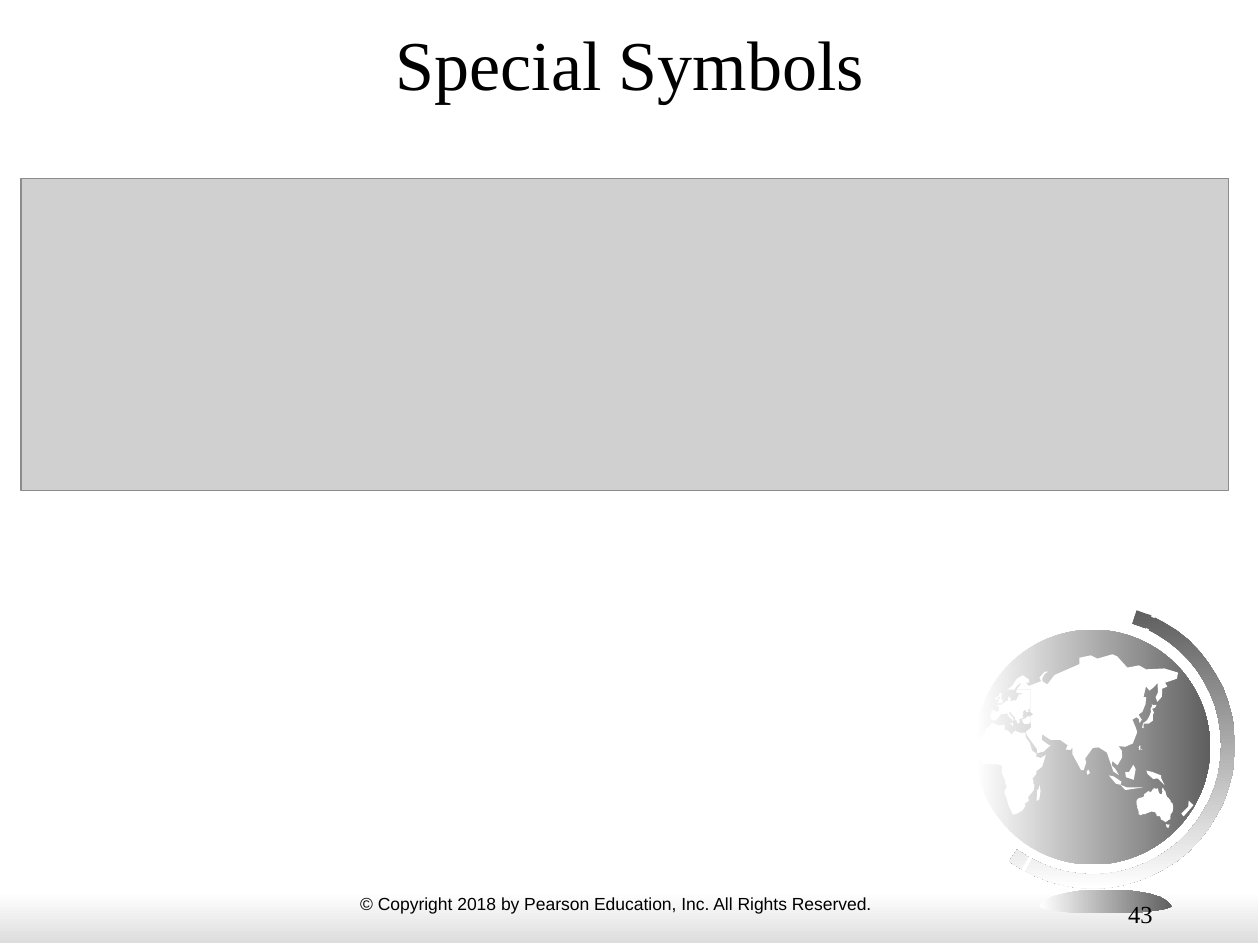
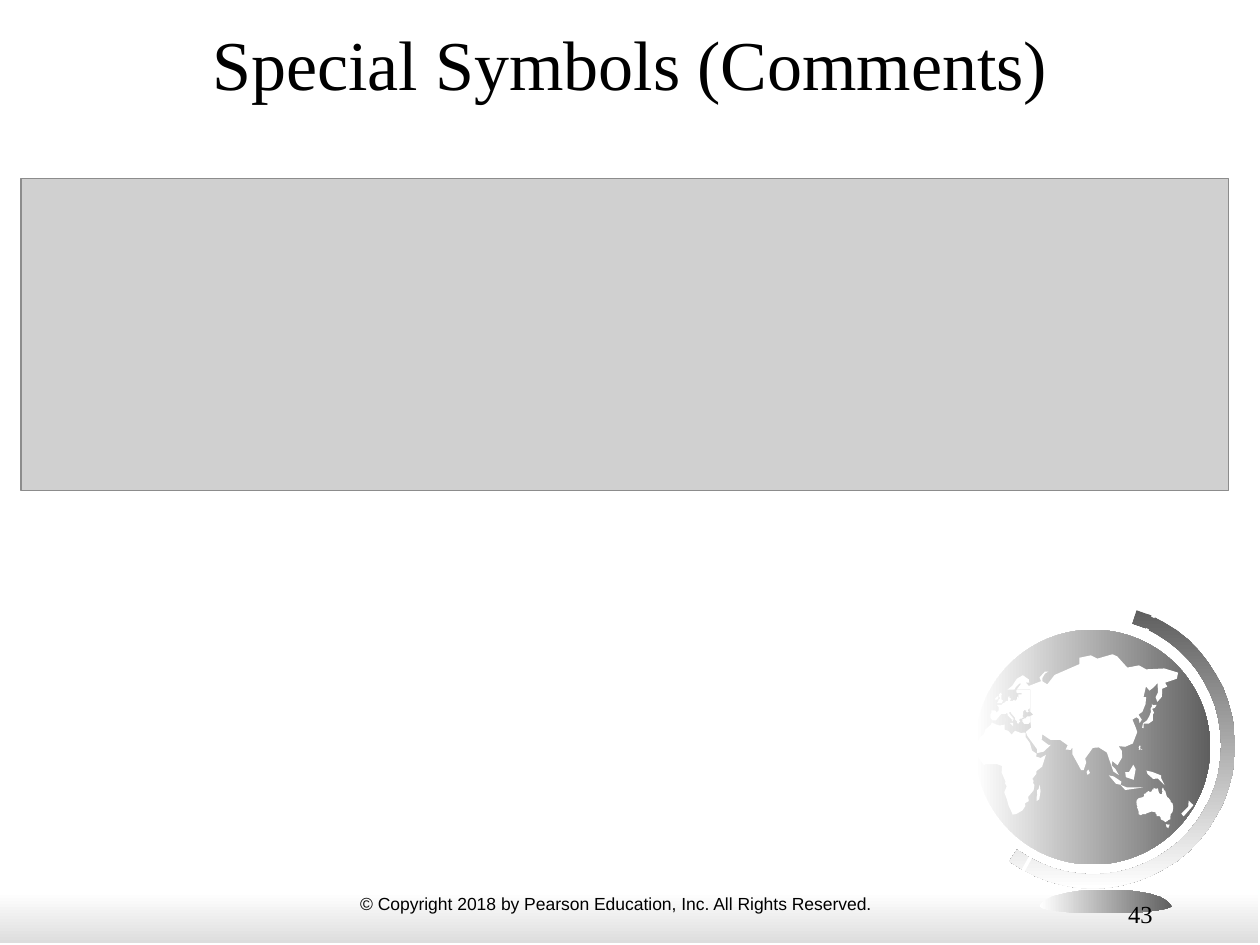
Before and after one commit to alp1991/ECE3_FALL24, a slide deck: slide 43 of ppt_slides/Chapter 01 Introduction.pptx. Drawn at 1260x945 pixels with LibreOffice and Linux fonts; fonts in the diff are those of the drawing; grey boxes stand for pictures. Boxes give left, top, right and bottom in pixels: in the first picture for what was removed or moved away, otherwise in the second. Text is boxed around its words. In the diff, an @@ line names an element or a change of style, - is before the commit and + after.

```diff
--- a/ppt_slides/Chapter 01 Introduction.pptx
+++ b/ppt_slides/Chapter 01 Introduction.pptx
@@ title at [212,41,1047,104]: text changed @@
-Special Symbols
+Special Symbols (Comments)
```
Also in this commit, not shown: 2 other slides changed, 4 slides added.
